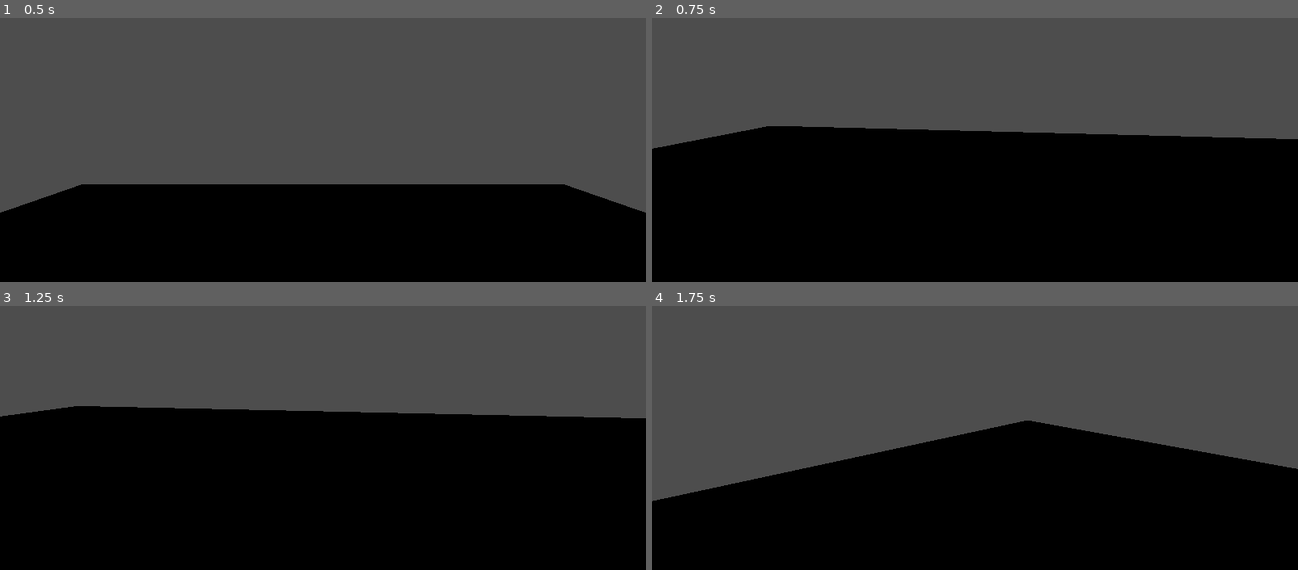
Above: before the commit, frames 1-4 (two rows, left to right).
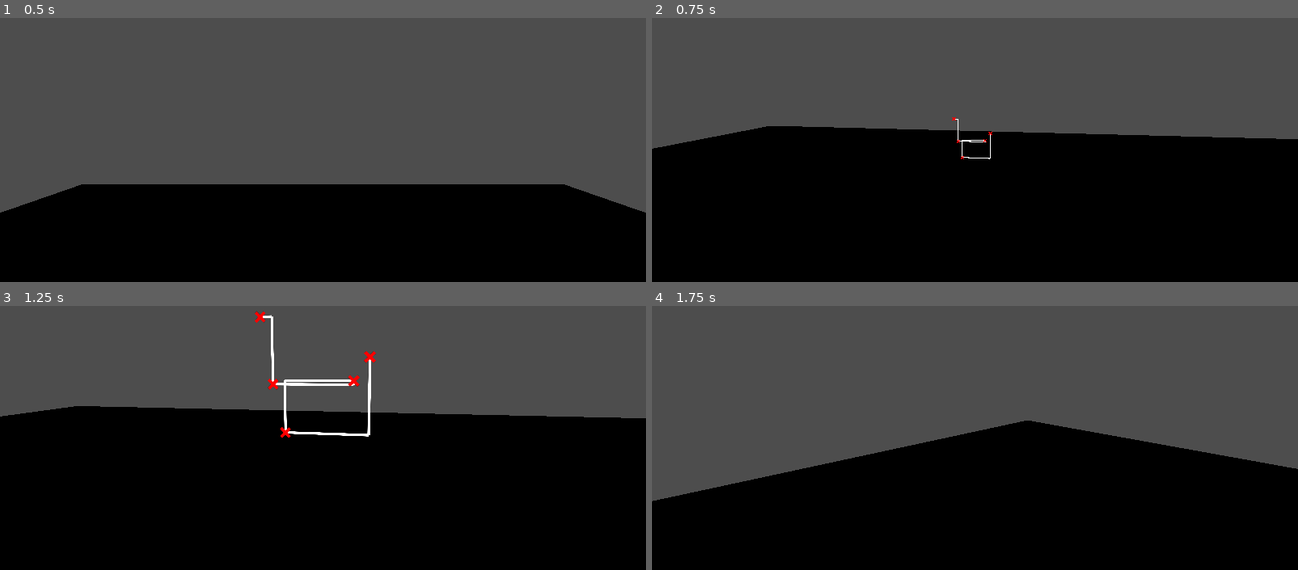
Above: after the commit, the same moments.

Repository: poogert/horror-game-jam-26
Game: Godot game, scene res://scenes/level.tscn
Same seed, same stepped clock (60 frames per second), same inputs: the game is played once before the commit and once after it. Before the commit the project starts from res://level.tscn.
Inputs (mouse positions are in pixels of both pictures, inside the frame that each line leads up to):
- Up to frame 1 (0.5 s): no input
- Up to frame 2 (0.75 s): tap Enter (ui_accept) at 0.5 s; move the mouse to (968, 107) at 0.52 s; press the mouse at (968, 107) at 0.53 s; hold W (forward) from 0.53 s (still down)
- Up to frame 3 (1.25 s): keep holding W (forward); tap Enter (ui_accept) at 0.77 s
- Up to frame 4 (1.75 s): keep holding W (forward); move the mouse to (1020, 393) at 1.27 s; release the mouse at (1020, 393) at 1.28 s; click (1020, 393) at 1.35 s; tap Enter (ui_accept) at 1.52 s

Frame 1 is identical in both runs. In frame 2, less than 0.1% of the frame differs, in the area x 46-53%, y 37-54%; in frame 3, 0.9%, in the area x 39-59%, y 1-51%; in frame 4, nothing differs.

Commit message:
motherboardStart

Diff:
--- a/generational/computer_game.gd
+++ /dev/null
@@ -1,17 +0,0 @@
-extends Node2D
-
-@onready var buttonSpawnArea = $MarginContainer/MarginContainer
-
-@export var buttonCount: int = 5
-func _ready() -> void:
-	randomize()
-
-	for i in range(buttonCount):
-		var button = CheckButton.new()
-
-		buttonSpawnArea.add_child(button)
-
-		var randomX = randf_range(0.0,1520.0)
-		var randomY = randf_range(0.0,880.0)
-
-		button.position = Vector2(randomX,randomY)
--- a/generational/computer_game.tscn
+++ /dev/null
@@ -1,34 +0,0 @@
-[gd_scene format=3 uid="uid://cwk3ujg6clvdc"]
-
-[ext_resource type="Script" uid="uid://0d24std3fhtq" path="res://computer_game.gd" id="1_rxtf6"]
-[ext_resource type="Texture2D" uid="uid://bdwjown04h0ix" path="res://2203_green-color.png" id="2_f1487"]
-
-[node name="computerGame" type="Node2D" unique_id=1396812980]
-script = ExtResource("1_rxtf6")
-
-[node name="MarginContainer" type="MarginContainer" parent="." unique_id=958156309]
-custom_maximum_size = Vector2(1929, 1080)
-anchors_preset = 8
-anchor_left = 0.5
-anchor_top = 0.5
-anchor_right = 0.5
-anchor_bottom = 0.5
-offset_right = 1920.0
-offset_bottom = 1080.0
-grow_horizontal = 2
-grow_vertical = 2
-theme_override_constants/margin_left = 200
-theme_override_constants/margin_top = 100
-theme_override_constants/margin_right = 200
-theme_override_constants/margin_bottom = 100
-
-[node name="MarginContainer" type="MarginContainer" parent="MarginContainer" unique_id=476407742]
-layout_mode = 2
-theme_override_constants/margin_left = 73
-theme_override_constants/margin_top = 73
-theme_override_constants/margin_right = 73
-theme_override_constants/margin_bottom = 73
-
-[node name="TextureRect" type="TextureRect" parent="MarginContainer" unique_id=1800039437]
-layout_mode = 2
-texture = ExtResource("2_f1487")
--- a/generational/Cgame.tscn
+++ b/generational/scenes/Cgame.tscn
@@ -1,7 +1,7 @@
 [gd_scene format=3 uid="uid://728x4dd2goec"]
 
-[ext_resource type="Script" uid="uid://dy60u7620qh4b" path="res://taskScript.gd" id="1_opnd4"]
-[ext_resource type="PackedScene" uid="uid://cwk3ujg6clvdc" path="res://computer_game.tscn" id="2_uumg8"]
+[ext_resource type="Script" uid="uid://dy60u7620qh4b" path="res://scripts/taskScript.gd" id="1_xtwcs"]
+[ext_resource type="PackedScene" uid="uid://cwk3ujg6clvdc" path="res://scenes/computer_game.tscn" id="2_6dsf1"]
 
 [sub_resource type="BoxShape3D" id="BoxShape3D_hwta1"]
 
@@ -11,8 +11,11 @@
 [sub_resource type="BoxMesh" id="BoxMesh_hwta1"]
 material = SubResource("StandardMaterial3D_vonw3")
 
+[sub_resource type="ViewportTexture" id="ViewportTexture_3wuok"]
+viewport_path = NodePath("Node3D/SubViewport")
+
 [node name="computerGame" type="StaticBody3D" unique_id=290227162]
-script = ExtResource("1_opnd4")
+script = ExtResource("1_xtwcs")
 
 [node name="CollisionShape3D" type="CollisionShape3D" parent="." unique_id=1550605513]
 shape = SubResource("BoxShape3D_hwta1")
@@ -25,5 +28,10 @@
 
 [node name="SubViewport" type="SubViewport" parent="Node3D" unique_id=932446449]
 transparent_bg = true
+size = Vector2i(1920, 1080)
 
-[node name="computerGame" parent="Node3D/SubViewport" unique_id=1396812980 instance=ExtResource("2_uumg8")]
+[node name="computerGame" parent="Node3D/SubViewport" unique_id=1396812980 instance=ExtResource("2_6dsf1")]
+
+[node name="Sprite3D" type="Sprite3D" parent="Node3D" unique_id=2010491041]
+transform = Transform3D(0.065, 0, 0, 0, 0.065, 0, 0, 0, 0.065, 0.01747626, 0.80005765, -0.8254342)
+texture = SubResource("ViewportTexture_3wuok")
--- /dev/null
+++ b/generational/scenes/computer_game.tscn
@@ -0,0 +1,24 @@
+[gd_scene format=3 uid="uid://cwk3ujg6clvdc"]
+
+[ext_resource type="Script" uid="uid://0d24std3fhtq" path="res://scripts/computer_game.gd" id="1_efs0u"]
+[ext_resource type="Texture2D" uid="uid://bdwjown04h0ix" path="res://textures/2203_green-color.png" id="2_vpubo"]
+
+[node name="computerGame" type="Node2D" unique_id=1396812980]
+script = ExtResource("1_efs0u")
+
+[node name="MarginContainer" type="MarginContainer" parent="." unique_id=958156309]
+custom_maximum_size = Vector2(1929, 1080)
+anchors_preset = 8
+anchor_left = 0.5
+anchor_top = 0.5
+anchor_right = 0.5
+anchor_bottom = 0.5
+offset_right = 1920.0
+offset_bottom = 1080.0
+grow_horizontal = 2
+grow_vertical = 2
+
+[node name="TextureRect" type="TextureRect" parent="MarginContainer" unique_id=1198103430]
+visible = false
+layout_mode = 2
+texture = ExtResource("2_vpubo")
--- a/generational/level.tscn
+++ b/generational/scenes/level.tscn
@@ -1,7 +1,7 @@
 [gd_scene format=3 uid="uid://cseq8smn0sld7"]
 
-[ext_resource type="PackedScene" uid="uid://bjoytfgmv7oc0" path="res://player.tscn" id="1_u52ul"]
-[ext_resource type="PackedScene" uid="uid://728x4dd2goec" path="res://Cgame.tscn" id="2_vonw3"]
+[ext_resource type="PackedScene" uid="uid://bjoytfgmv7oc0" path="res://scenes/player.tscn" id="1_u52ul"]
+[ext_resource type="PackedScene" uid="uid://728x4dd2goec" path="res://scenes/Cgame.tscn" id="2_vonw3"]
 
 [sub_resource type="BoxShape3D" id="BoxShape3D_hwta1"]
 size = Vector3(32.00154, 1, 32.102295)
--- a/generational/player.tscn
+++ b/generational/scenes/player.tscn
@@ -1,6 +1,6 @@
 [gd_scene format=3 uid="uid://bjoytfgmv7oc0"]
 
-[ext_resource type="Script" uid="uid://bc38grcup74yh" path="res://basicMovement.gd" id="1_4flbx"]
+[ext_resource type="Script" uid="uid://bc38grcup74yh" path="res://scripts/basicMovement.gd" id="1_4flbx"]
 
 [sub_resource type="CapsuleShape3D" id="CapsuleShape3D_hwta1"]
 
--- /dev/null
+++ b/generational/scripts/computer_game.gd
@@ -0,0 +1,46 @@
+extends Node2D
+
+@onready var buttonOn = preload("res://textures/free-check-icon-3278-thumb.png")
+@onready var buttonOff = preload("res://textures/x-png-15.png")
+
+@export var buttonCount: int = 5
+
+var spawnedButtons: Array[TextureButton] = []
+func _ready() -> void:
+
+	for i in range(buttonCount):
+		var button = TextureButton.new()
+
+		button.ignore_texture_size = true
+		button.stretch_mode = TextureButton.STRETCH_SCALE
+		button.size = Vector2(64,64)
+		button.texture_normal = buttonOff
+		button.texture_pressed = buttonOn
+		button.toggle_mode = true
+
+		add_child(button)
+
+		var randomX = randf_range(0.0,1520.0)
+		var randomY = randf_range(0.0,880.0)
+		button.position = Vector2(randomX,randomY)
+
+		spawnedButtons.append(button)
+
+	queue_redraw()
+
+
+func _draw() -> void:
+	if spawnedButtons.size() < 2:
+		return
+
+	var lineSize = Vector2(32,32)
+
+	for i in range(spawnedButtons.size() - 1):
+		var lStartPosX = spawnedButtons[i].position.x + lineSize.x
+		var lStartPosY = spawnedButtons[i].position.y + lineSize.y
+		var lEndPosX = spawnedButtons[i + 1].position.x + lineSize.x
+		var lEndPosY = spawnedButtons[i + 1].position.y + lineSize.y
+
+
+		draw_line(Vector2(lStartPosX,lStartPosY),Vector2(lEndPosX,lStartPosY), Color.WHITE, 15.0)
+		draw_line(Vector2(lEndPosX,lStartPosY),Vector2(lEndPosX,lEndPosY), Color.WHITE, 15.0)
Renamed: generational/basicMovement.gd -> generational/scripts/basicMovement.gd
Renamed: generational/basicMovement.gd.uid -> generational/scripts/basicMovement.gd.uid
Renamed: generational/computer_game.gd.uid -> generational/scripts/computer_game.gd.uid
Renamed: generational/taskScript.gd -> generational/scripts/taskScript.gd
Renamed: generational/taskScript.gd.uid -> generational/scripts/taskScript.gd.uid
Renamed: generational/2203_green-color.png -> generational/textures/2203_green-color.png
Not shown, added: generational/textures/2203_green-color.png.import
Binary file added: generational/textures/free-check-icon-3278-thumb.png
Not shown, changed: generational/textures/free-check-icon-3278-thumb.png.import
Binary file added: generational/textures/x-png-15.png
Not shown, added: generational/textures/x-png-15.png.import
